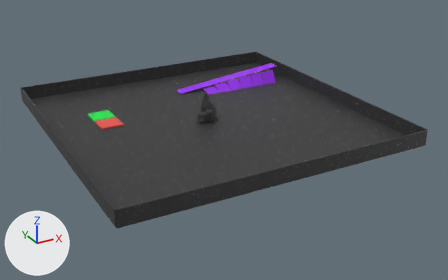
Before and after pictures for a commit that changed the glTF model assets/models/scene.glb.
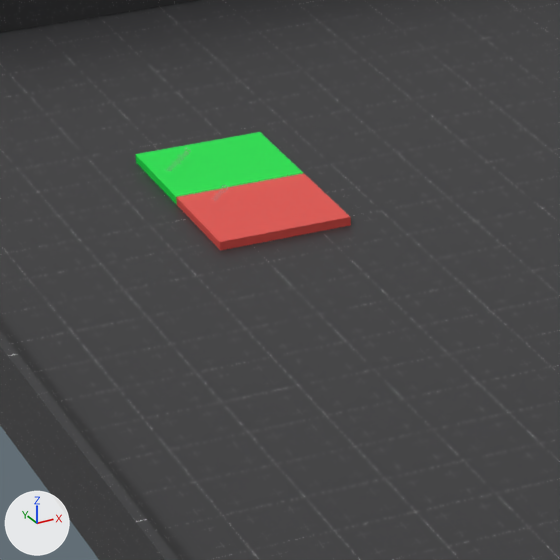
Each version appears first whole from a camera (50 mm lens) standing at (-356.0, -695.0, 313.0) and looking at (12.0, -27.0, -21.0), and next in a close-up on the part from 15% to 35% of the width and 31% to 65% of the height. The axes (+X, +Y, +Z) are drawn at lower left. The lights are the same throughout. Where no turn or scale is listed for an object, it has been applied to the vertices.

In view in the first close-up: 'CombatZone', 'ExplorationZone', 'Floor', 'Wall.001', 'Wall.002'.
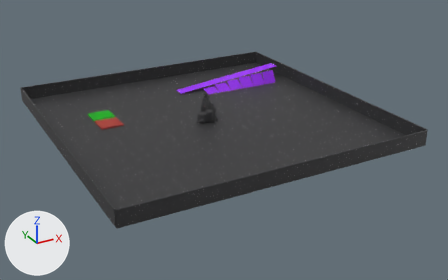
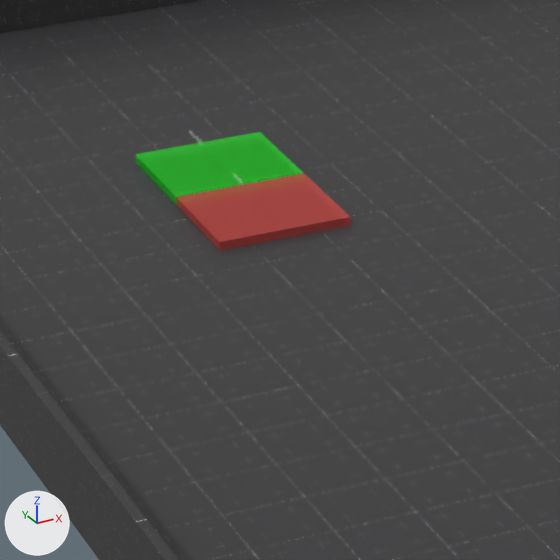
Pixel boxes [x1, y1, x2, y2] of what changed, in the close-ups (560 x 560 px):
'CombatZone', surface changed: [176, 173, 351, 251] in both
'ExplorationZone', recoloured, surface changed: [135, 132, 303, 205] in both
'CombatLabel', turned: before [212, 185, 228, 201]; after [233, 173, 243, 185]

Patch to the scene script:
```diff
--- a/assets/models/scene.glb.py
+++ b/assets/models/scene.glb.py
@@ mat_material_green @@
 mat_material_green = principled_material('Material.Green')
-mat_material_green.base_color = (0.0, 0.801, 0.0675)  # green #00e749
+mat_material_green.base_color = (0.0, 0.8, 0.00274)  # green #00e709
+mat_material_green.alpha = 0.5
@@ mat_material_red @@
 mat_material_red.base_color = (0.8, 0.0856, 0.071)  # red #e7534b
+mat_material_red.alpha = 0.5
@@ ob_combatlabel @@
 ob_combatlabel.location = (-128.0, 47.49, 10.0)
-ob_combatlabel.rotation_euler = (1.107, 0.73, 2.034)  # degrees (63, 42, 117)
+ob_combatlabel.rotation_euler = (1.571, 0.0, 1.571)  # degrees (90, 0, 90)
 ob_combatlabel.scale = (2.0, 2.0, 0.0)
```
